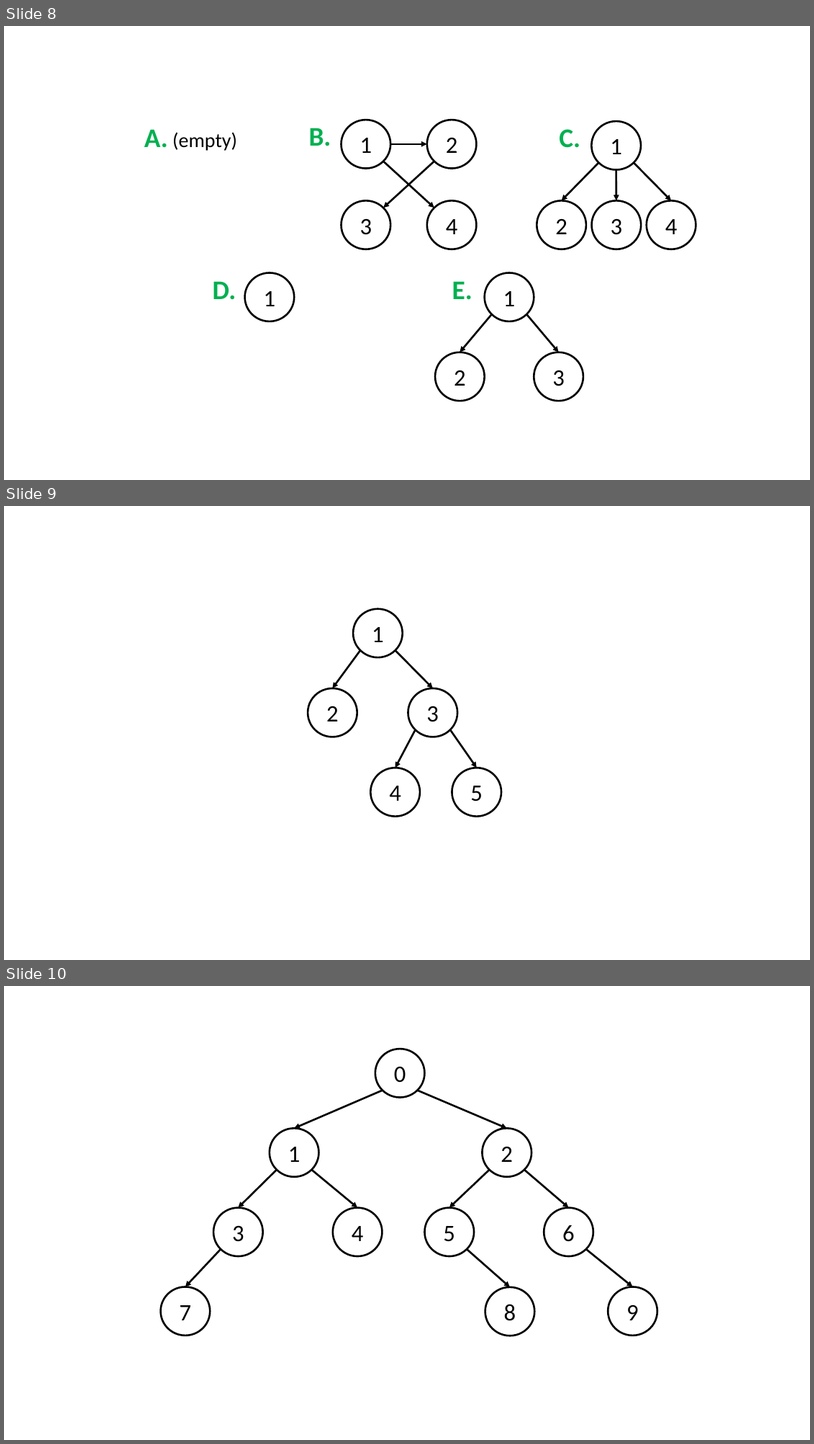
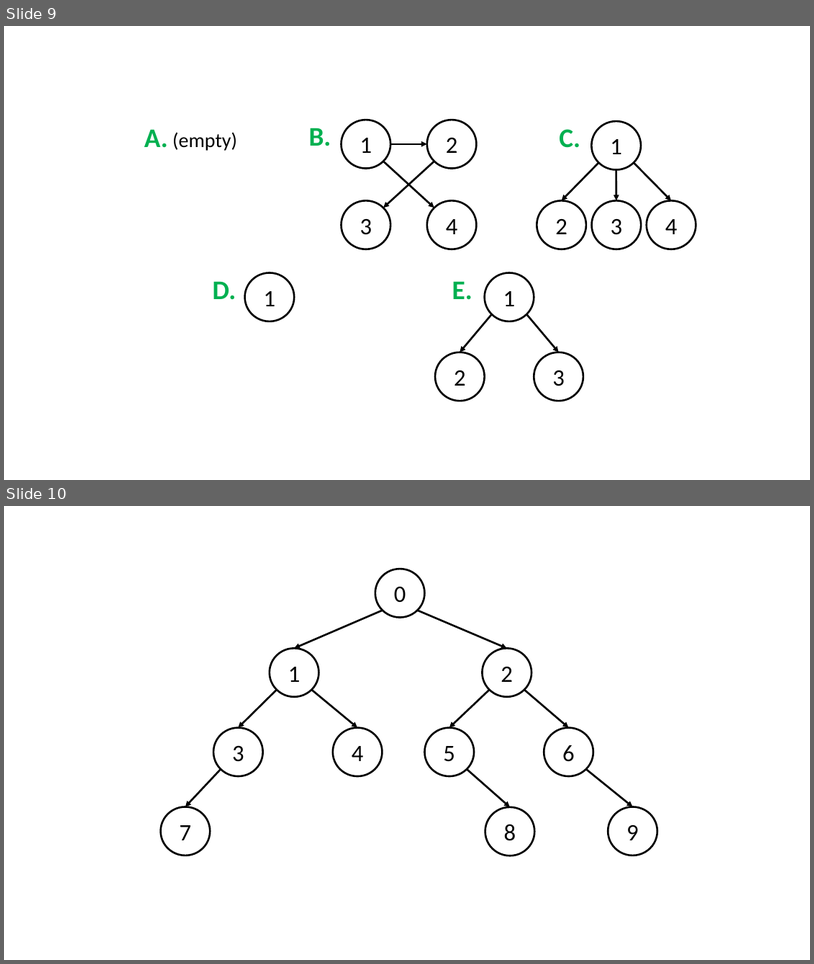
Before and after one commit to niemasd/Data-Structures-Textbook, a slide deck: figures/Chapter 3 - Tree Structures/3.1 Lost in a Forest of Trees.pptx. Shown one above the other, each under a label of ours: slides 8, 9 and 10 before the commit, slides 9 and 10 after it. The pictures are 814x1444 and 814x964 pixels, drawn with LibreOffice and Linux fonts; fonts in the diff are those of the drawing. Boxes give left, top, right and bottom in pixels: in the first picture for what was removed or moved away, otherwise in the second. Text is boxed around its words. In the diff, an @@ line names an element or a change of style, - is before the commit and + after.

```diff
--- a/figures/Chapter 3 - Tree Structures/3.1 Lost in a Forest of Trees.pptx
+++ b/figures/Chapter 3 - Tree Structures/3.1 Lost in a Forest of Trees.pptx
@@ slide 9 removed at box(4, 506, 810, 960), background #FFFFFF @@
@@ ellipse removed at box(353, 609, 403, 657) @@
-1
@@ arrow removed from (360, 650) to (332, 688) @@
@@ arrow removed from (396, 650) to (433, 688) @@
@@ ellipse removed at box(308, 688, 358, 736) @@
-2
@@ ellipse removed at box(408, 688, 458, 736) @@
-3
@@ arrow removed from (415, 730) to (396, 767) @@
@@ arrow removed from (450, 730) to (477, 767) @@
@@ ellipse removed at box(370, 767, 420, 816) @@
-4
@@ ellipse removed at box(453, 767, 502, 816) @@
-5
@@ what was slide 8 is now slide 9 @@
```
Also in this commit, not shown: 1 slide added, 5 other files.
